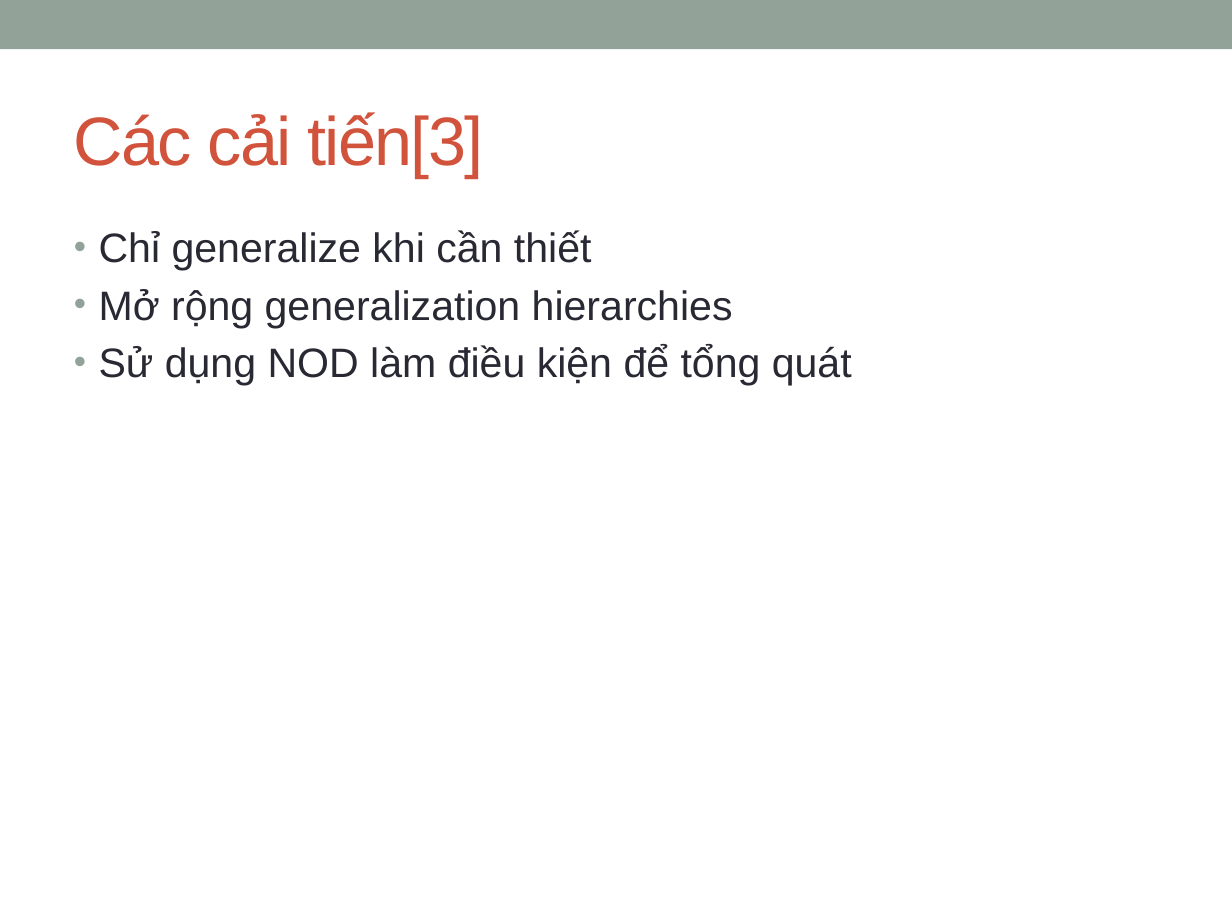
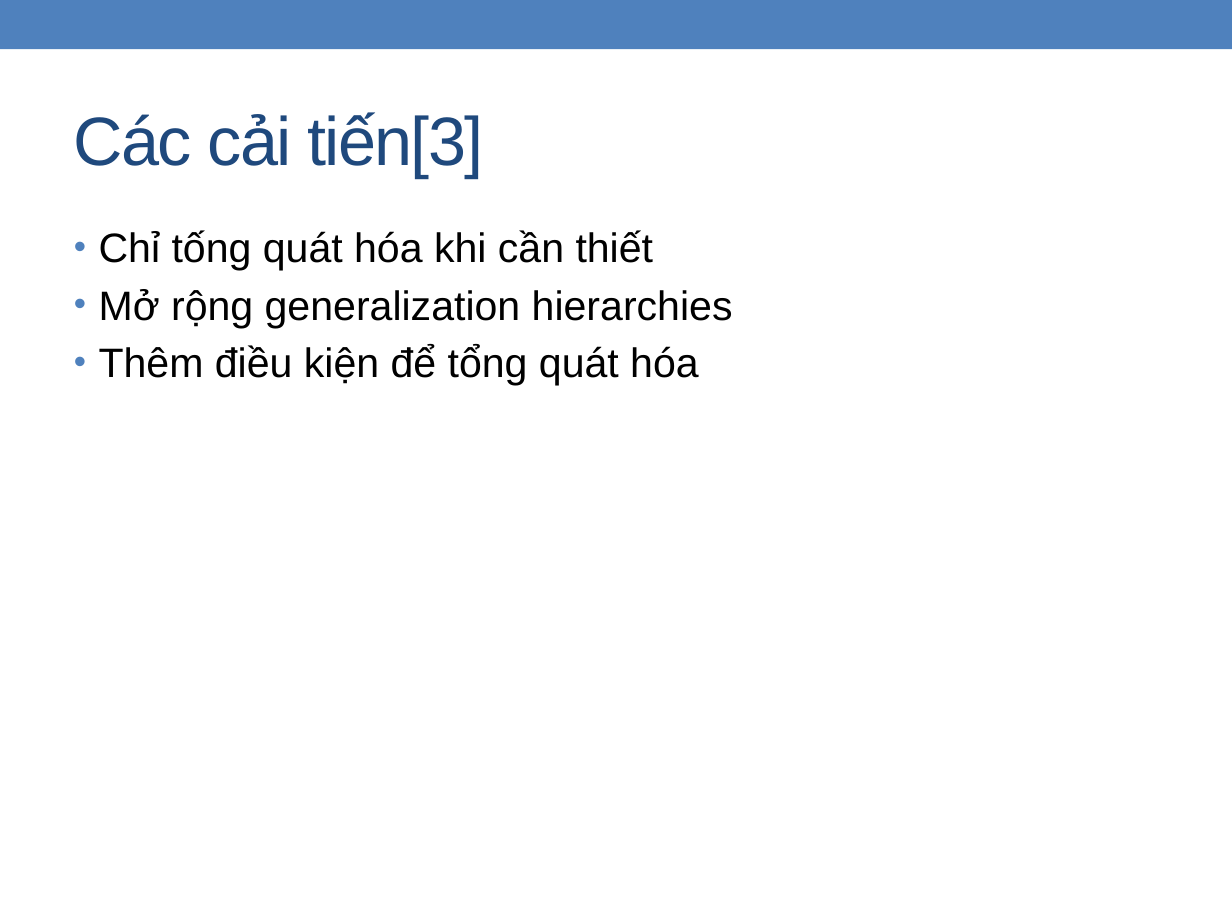
Before and after one commit to zedster27/secviz, a slide deck: slide 16 of branches/C.Thang/Baocao15.1.pptx (slide 13 before the commit). Drawn at 1232x924 pixels with LibreOffice and Linux fonts; fonts in the diff are those of the drawing. Boxes give left, top, right and bottom in pixels: in the first picture for what was removed or moved away, otherwise in the second. Text is boxed around its words. In the diff, an @@ line names an element or a change of style, - is before the commit and + after.

```diff
--- a/branches/C.Thang/Baocao15.1.pptx
+++ b/branches/C.Thang/Baocao15.1.pptx
@@ rectangle at (x1=0, y1=0, x2=1232, y2=49): fill #93A299 to #4F81BD @@
@@ title "Các cải tiến[3]" at (x1=74, y1=112, x2=483, y2=178): text colour #D2533C to #1F497D @@
@@ text at (x1=99, y1=230, x2=654, y2=271): text changed; text colour #292934 to #000000 @@
-• Chỉ generalize khi cần thiết
+• Chỉ tống quát hóa khi cần thiết
@@ text at (x1=99, y1=289, x2=733, y2=328): text colour #292934 to #000000 in "Mở rộng generalization hierarchies"; bullet colour #93A299 to #4F81BD @@
@@ text at (x1=99, y1=345, x2=699, y2=386): text changed; text colour #292934 to #000000 @@
-• Sử dụng NOD làm điều kiện để tổng quát
+• Thêm điều kiện để tổng quát hóa
```
Also in this commit, not shown: 23 other slides changed, 8 slides added, 5 slides removed.
